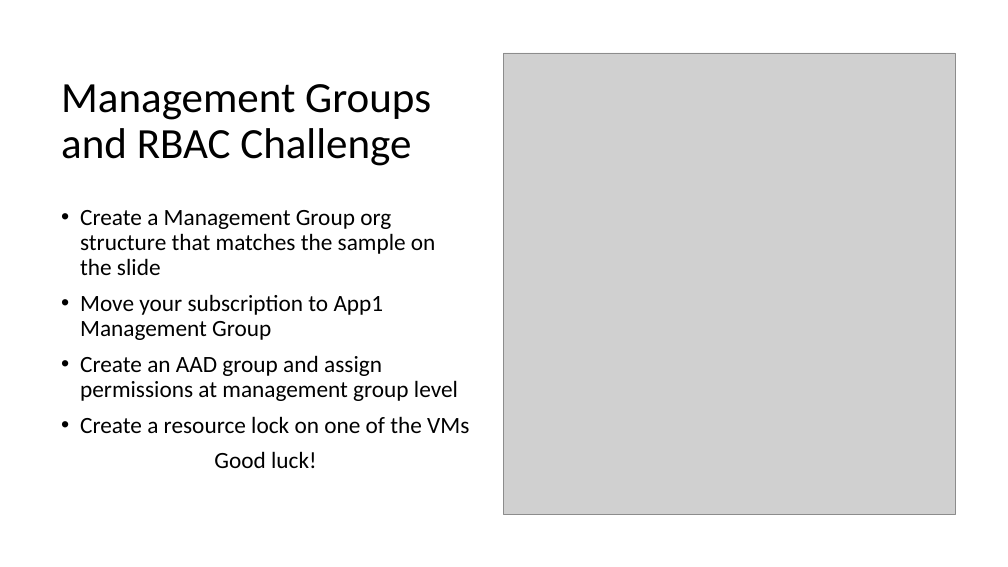
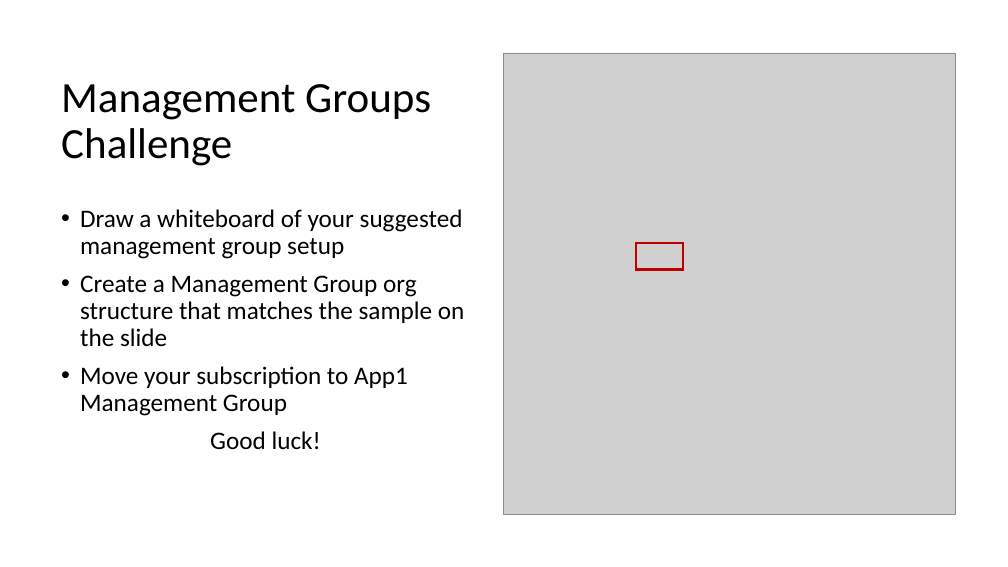
Before and after one commit to TheModin/AzureGovernance, a slide deck: slide 3 of Azure Governance Hack.pptx. Drawn at 1008x567 pixels with LibreOffice and Linux fonts; fonts in the diff are those of the drawing; grey boxes stand for pictures. Boxes give left, top, right and bottom in pixels: in the first picture for what was removed or moved away, otherwise in the second. Text is boxed around its words. In the diff, an @@ line names an element or a change of style, - is before the commit and + after.

Commit message:
more fix

```diff
--- a/Azure Governance Hack.pptx
+++ b/Azure Governance Hack.pptx
@@ title at (61,84,431,166): text changed @@
-Management Groups and RBAC Challenge
+Management Groups Challenge
@@ text at (80,209,463,259): paragraph added @@
+• Draw a whiteboard of your suggested management group setup
@@ rectangle added at (636,243,683,270), outline #C00000 2.25 pt @@
@@ text at (80,275,465,449): size 22.2 to 24 pt in "Create a Management Group org structure that ...", "Move your subscription to App1 Management Group", "Good luck!" @@
@@ text at (80,355,469,433): paragraphs removed @@
-• Create an AAD group and assign permissions at management group level
-• Create a resource lock on one of the VMs
```
Also in this commit, not shown: 2 slides added.
